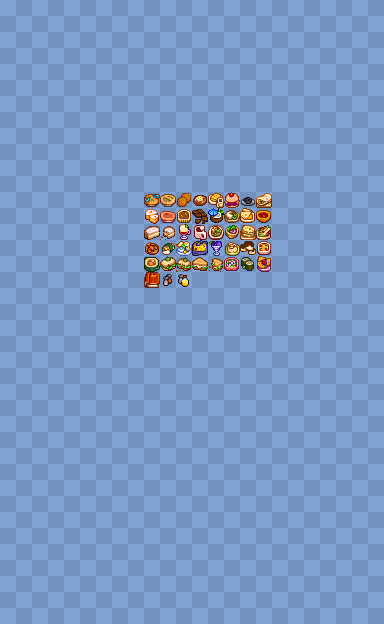
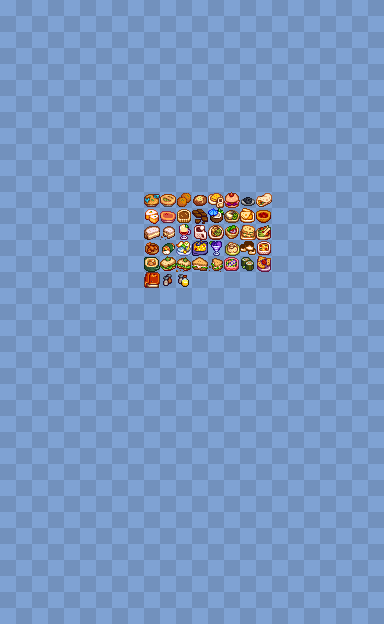
Two versions of the same layered image (384px x 624px). Layer-by-layer changes:
painted on "content remade" (2nd of 2, in "content" › "content remade") over [256, 195, 272, 208]
